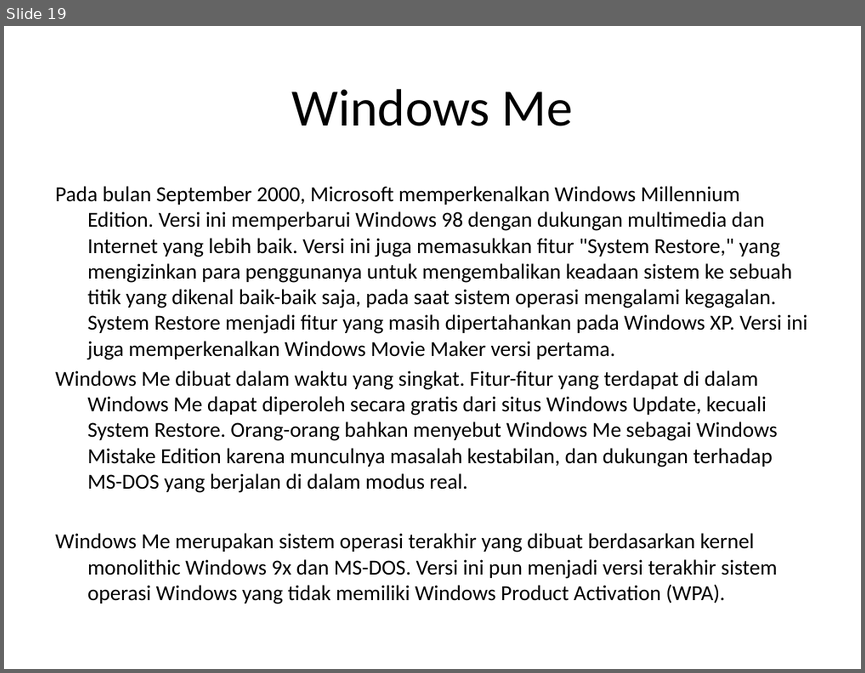
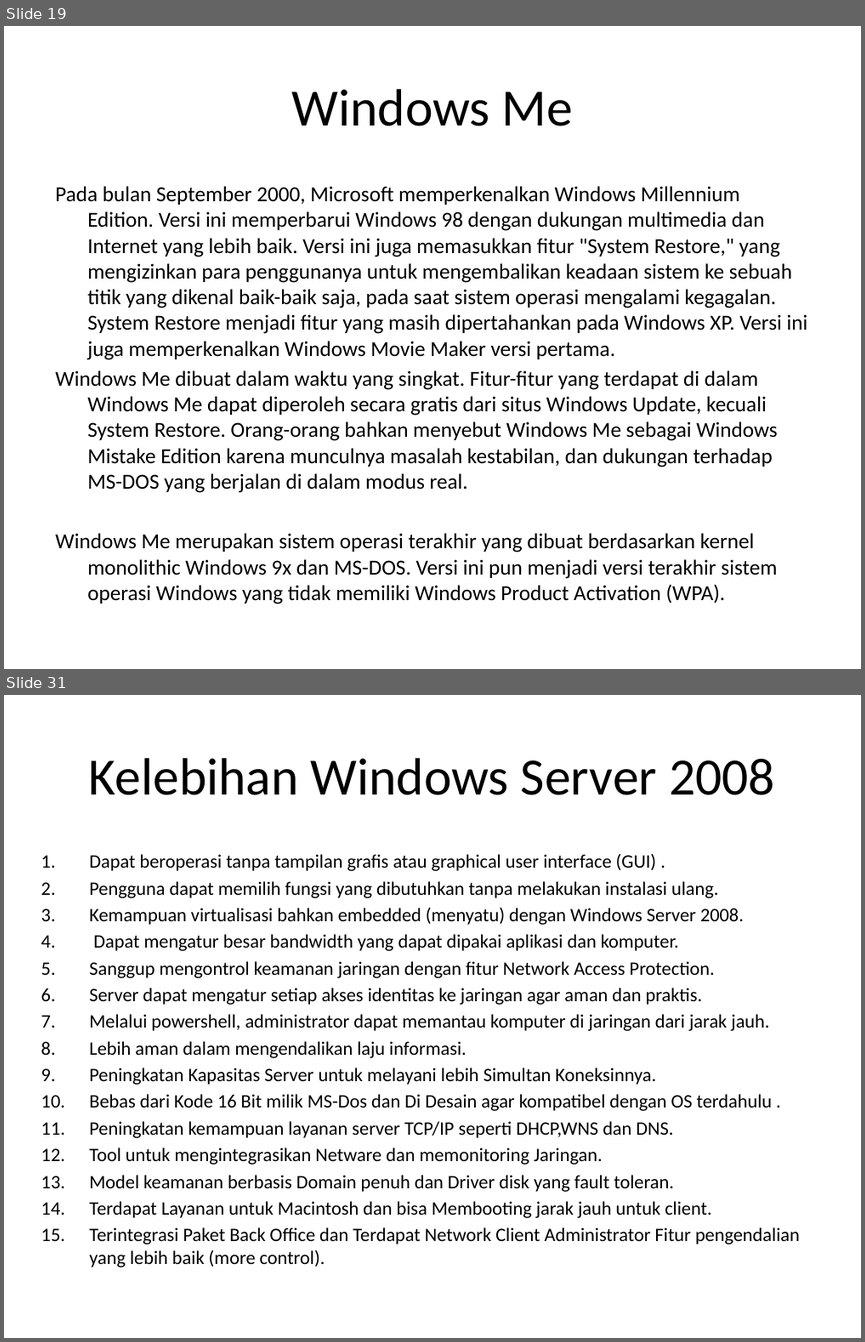
Before and after one commit to Sejarah-Windows/FJH, a slide deck: presentasi.pptx. Shown one above the other, each under a label of ours: slide 19 before the commit, slides 19 and 31 after it; the slides between them are not shown. The pictures are 865x673 and 865x1342 pixels, drawn with LibreOffice and Linux fonts; fonts in the diff are those of the drawing. Boxes give left, top, right and bottom in pixels: in the first picture for what was removed or moved away, otherwise in the second. Text is boxed around its words. In the diff, an @@ line names an element or a change of style, - is before the commit and + after.

```diff
--- a/presentasi.pptx
+++ b/presentasi.pptx
@@ slide 31 added at box(4, 695, 861, 1338), background #FFFFFF @@
@@ title added at box(89, 758, 775, 795), 44 pt, text #000000 @@
+Kelebihan Windows Server 2008
@@ text added at box(89, 854, 800, 1267), 16 pt, text #000000 @@
+1. Dapat beroperasi tanpa tampilan grafis atau graphical user interface (GUI) .
+2. Pengguna dapat memilih fungsi yang dibutuhkan tanpa melakukan instalasi ulang.
+3. Kemampuan virtualisasi bahkan embedded (menyatu) dengan Windows Server 2008.
+4. Dapat mengatur besar bandwidth yang dapat dipakai aplikasi dan komputer.
+5. Sanggup mengontrol keamanan jaringan dengan fitur Network Access Protection.
+6. Server dapat mengatur setiap akses identitas ke jaringan agar aman dan praktis.
+7. Melalui powershell, administrator dapat memantau komputer di jaringan dari jarak jauh.
+8. Lebih aman dalam mengendalikan laju informasi.
+9. Peningkatan Kapasitas Server untuk melayani lebih Simultan Koneksinnya.
+10. Bebas dari Kode 16 Bit milik MS-Dos dan Di Desain agar kompatibel dengan OS terdahulu .
+11. Peningkatan kemampuan layanan server TCP/IP seperti DHCP,WNS dan DNS.
+12. Tool untuk mengintegrasikan Netware dan memonitoring Jaringan.
+13. Model keamanan berbasis Domain penuh dan Driver disk yang fault toleran.
+14. Terdapat Layanan untuk Macintosh dan bisa Membooting jarak jauh untuk client.
+15. Terintegrasi Paket Back Office dan Terdapat Network Client Administrator Fitur pengendalian yang lebih baik (more control).
```
Also in this commit, not shown: 1 slide changed, 17 other slides added, 1 other file.
